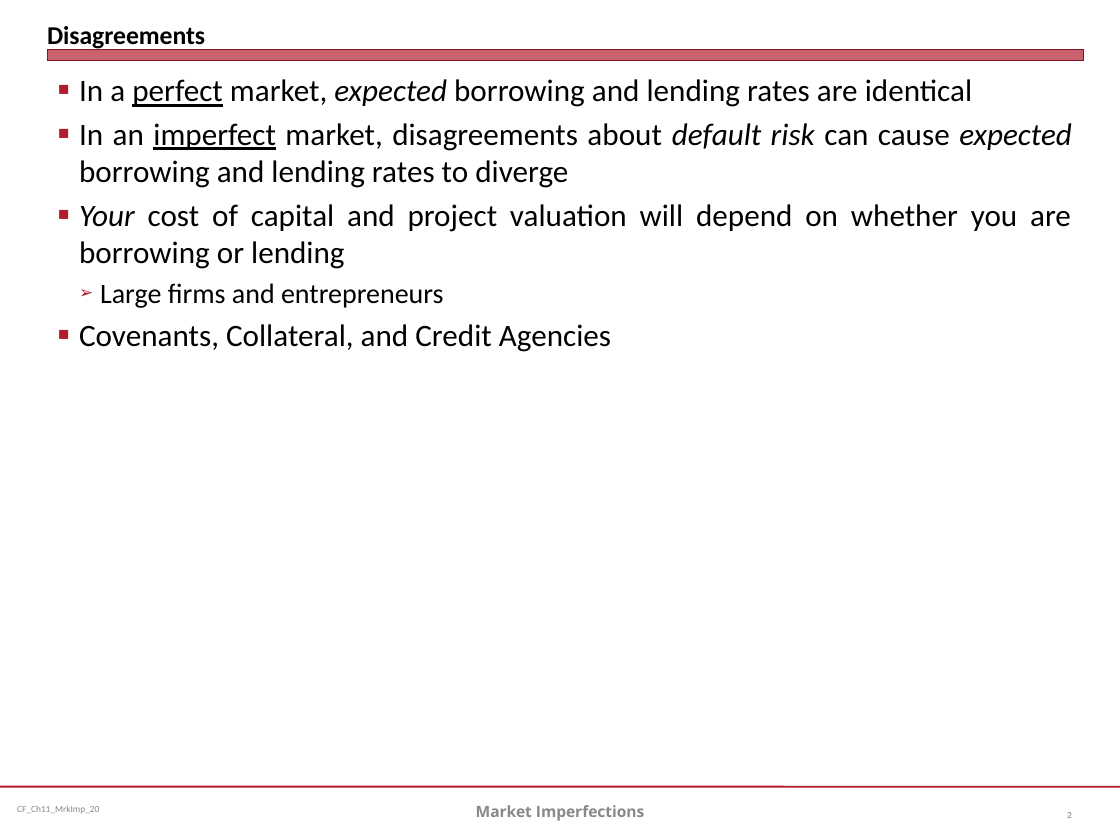
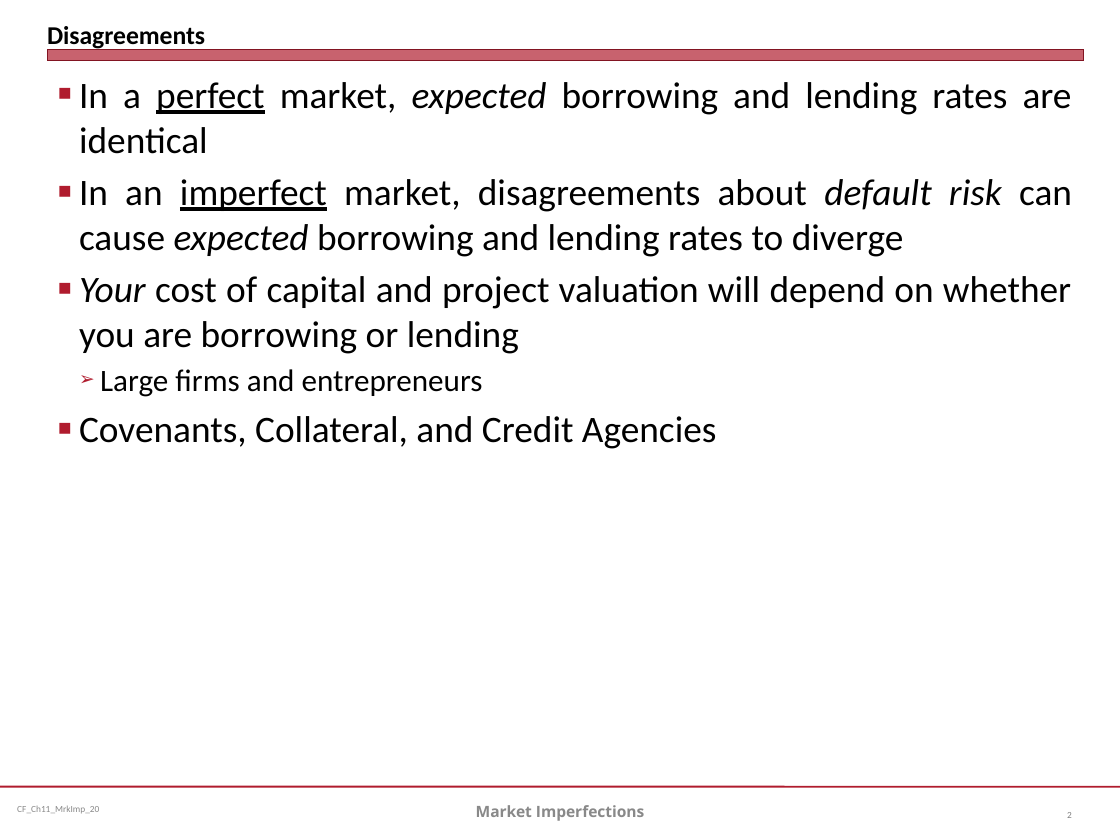
Before and after one commit to jmc877/Corporate-Finance, a slide deck: slide 2 of slides/CF_Ch11_MrkImp_20.pptx. Drawn at 1120x840 pixels with LibreOffice and Linux fonts; fonts in the diff are those of the drawing. Boxes give left, top, right and bottom in pixels: in the first picture for what was removed or moved away, otherwise in the second. Text is boxed around its words. In the diff, an @@ line names an element or a change of style, - is before the commit and + after.

```diff
--- a/slides/CF_Ch11_MrkImp_20.pptx
+++ b/slides/CF_Ch11_MrkImp_20.pptx
@@ text "In a perfect market, expected ..." at box(79, 82, 1072, 449): size 20 to 24 pt; size 18 to 20 pt in "Large firms and entrepreneurs" @@
```
Also in this commit, not shown: 8 other slides changed, 1 slide added, 1 slide removed, 4 other files.
